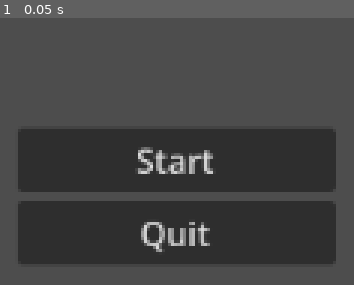
Above: before the commit, frame 1.
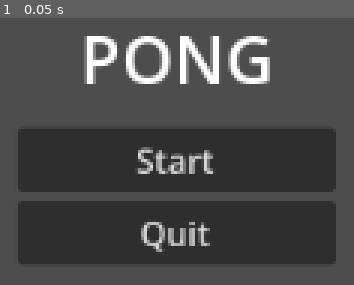
Above: after the commit, the same moment.

Repository: BenjaminVincent/jacob-and-ben-test
Game: Godot game, scene res://scenes/start.tscn
Same seed, same stepped clock (60 frames per second), same inputs: the game is played once before the commit and once after it.
Inputs:
- Up to frame 1 (0.05 s): no input

The runs differ from the first frame. In frame 1, 5.0% of the frame differs, in the area x 23-77%, y 6-25%.

Commit message:
added label for game titl - PONG

Diff:
--- a/scenes/start.tscn
+++ b/scenes/start.tscn
@@ -7,6 +7,22 @@
 anchors_preset = 0
 offset_right = 1152.0
 offset_bottom = 648.0
+
+[node name="Label" type="Label" parent="Control" unique_id=544866138]
+layout_mode = 1
+anchors_preset = 8
+anchor_left = 0.5
+anchor_top = 0.5
+anchor_right = 0.5
+anchor_bottom = 0.5
+offset_left = -20.0
+offset_top = -78.5
+offset_right = 20.0
+offset_bottom = -55.5
+grow_horizontal = 2
+grow_vertical = 2
+theme_override_font_sizes/font_size = 32
+text = "PONG"
 
 [node name="VBoxContainer" type="VBoxContainer" parent="Control" unique_id=1882450999]
 layout_mode = 1
